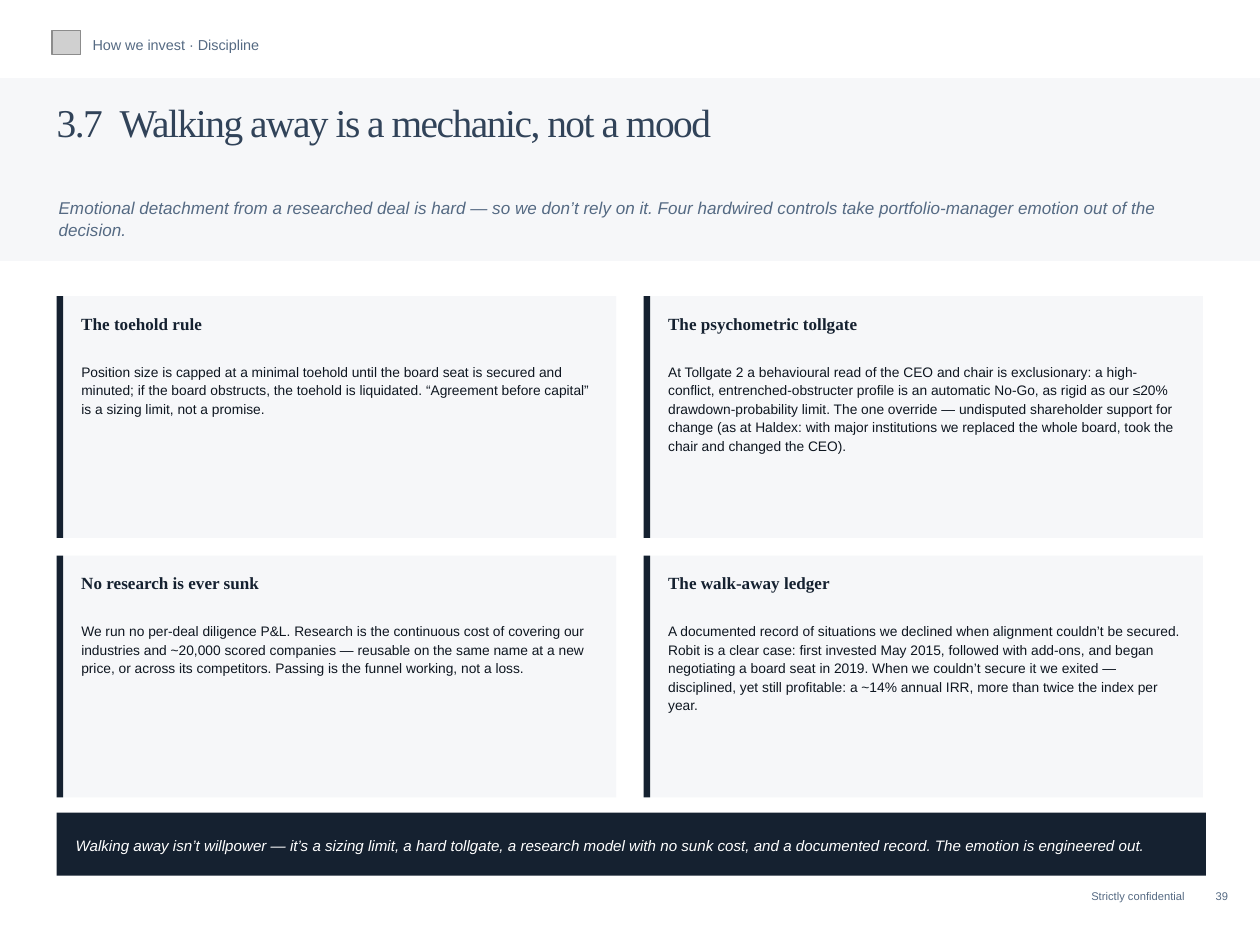
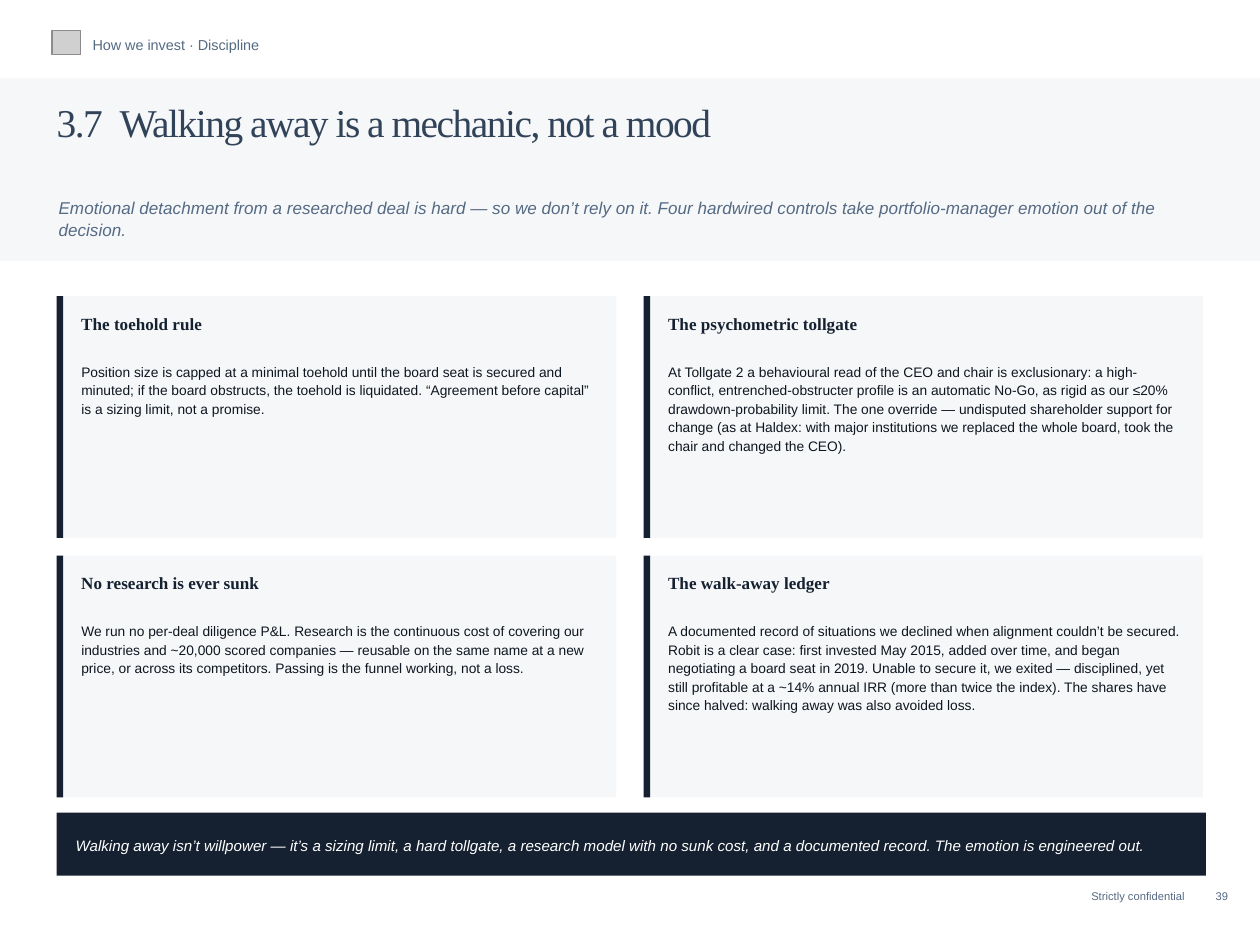
Before and after one commit to charette-lab/Claude, a slide deck: slide 42 of Athanase_Engaged_Ownership_Allocator_Deck.pptx. Drawn at 1260x945 pixels with LibreOffice and Linux fonts; fonts in the diff are those of the drawing; grey boxes stand for pictures. Boxes give left, top, right and bottom in pixels: in the first picture for what was removed or moved away, otherwise in the second. Text is boxed around its words. In the diff, an @@ line names an element or a change of style, - is before the commit and + after.

```diff
--- a/Athanase_Engaged_Ownership_Allocator_Deck.pptx
+++ b/Athanase_Engaged_Ownership_Allocator_Deck.pptx
@@ text at [668, 626, 1180, 713]: text changed @@
-A documented record of situations we declined when alignment couldn’t be secured. Robit is a clear case: first invested May 2015, followed with add-ons, and began negotiating a board seat in 2019. When we couldn’t secure it we exited — disciplined, yet still profitable: a ~14% annual IRR, more than twice the index per year.
+A documented record of situations we declined when alignment couldn’t be secured. Robit is a clear case: first invested May 2015, added over time, and began negotiating a board seat in 2019. Unable to secure it, we exited — disciplined, yet still profitable at a ~14% annual IRR (more than twice the index). The shares have since halved: walking away was also avoided loss.
```
Also in this commit, not shown: 1 other file.
